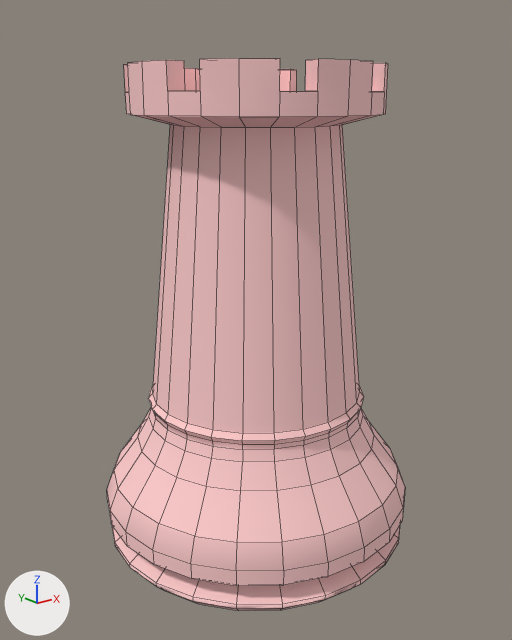
Two versions of the OBJ model static/models/rook.obj, one commit apart.
Before and after are seen from a 50 mm lens placed at (-1.045, -1.315, 1.093), pointed at (-0.001, -0.009, 0.571). The axes (+X, +Y, +Z) are drawn at lower left. The lights are the same throughout. Mesh edges are drawn as thin lines. Where no turn or scale is listed for an object, it has been applied to the vertices.

In view in the first picture: 'rook'.
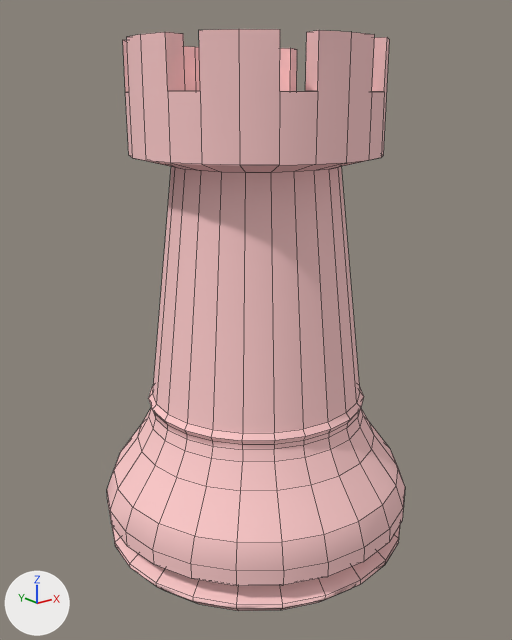
What changed in the scene script:
```text
Change me_rook:
    where me_rook.from_pydata(...)  # 448 vertices, 405 faces; spans x -0.385..0.397, y -0.392..0.389, z -0.005..1.163
    used by ob_rook; location = (0.0, 0.0, 0.0)
    me_rook part 1: all 48 vertices in x -0.284..0.297, y -0.292..0.289, z 1.036..1.06 are moved by (0.0, 0.0, -0.09)
    me_rook part 2: all 48 vertices in x -0.284..0.297, y -0.292..0.289, z 1.163 are moved by (0.0, 0.0, 0.05)
```

What differs and where, as boxes (x1, y1, x2, y2) in the pictures (512 x 640 px; the box of a moved part takes in the faces that stretch with it):
'rook', reshaped: before (107, 58, 405, 611); after (107, 29, 405, 611)
part 1 of me_rook, moved or reshaped: (125, 91, 384, 433) in both
part 2 of me_rook, moved or reshaped: before (124, 58, 388, 117); after (123, 29, 390, 165)
